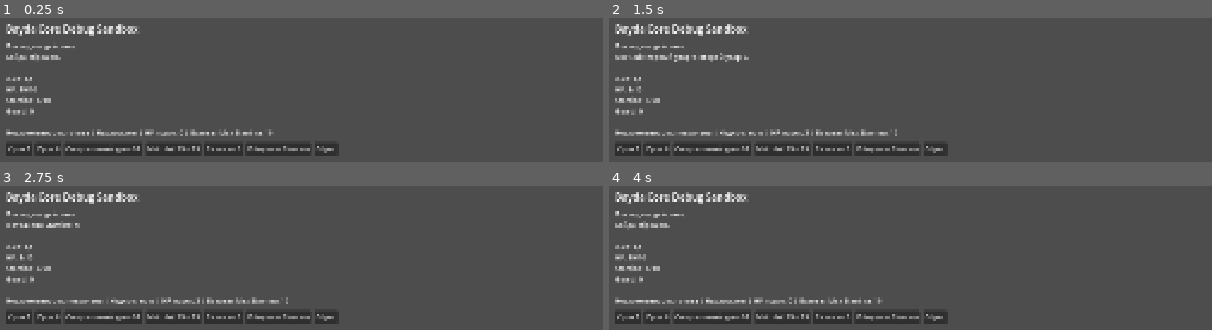
Above: before the commit, frames 1-4 (two rows, left to right).
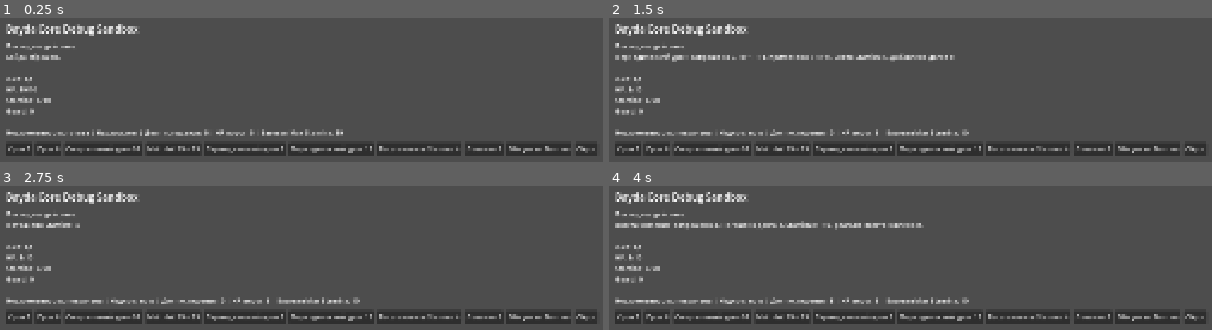
Above: after the commit, the same moments.

Repository: DanilNikolin/kleynod-steppe-frontier
Game: Godot game, scene res://scenes/debug/bayda_core_debug_sandbox.tscn
Same seed, same stepped clock (60 frames per second), same inputs: the game is played once before the commit and once after it. This scene is started directly instead of the project's main scene.
Inputs (mouse positions are in pixels of both pictures, inside the frame that each line leads up to):
- Up to frame 1 (0.25 s): no input
- Up to frame 2 (1.5 s): click "Multi-hit 99 + 99" at 0.5 s; click (856, 149) at 1.25 s, where only the run after the commit has a clickable "Периодический урон 5"
- Up to frame 3 (2.75 s): click "Обнулить Stamina" at 2 s
- Up to frame 4 (4 s): click (940, 317) at 2.75 s, where only the run after the commit has a clickable "Периодический урон 12"; click (1031, 317) at 3.5 s, where only the run after the commit has a clickable "Восстановить Stamina 4"

The runs differ from the first frame. In frame 1, 4.3% of the frame differs, in the area x 24-100%, y 77-96%; in frame 2, 5.9%; in frame 3, 4.3%; in frame 4, 6.1%, in the area x 1-100%, y 24-96%.

Commit message:
feat: add Bayda periodic damage exhaustion debt

Diff:
--- a/core/battle/actions/battle_effect_result.gd
+++ b/core/battle/actions/battle_effect_result.gd
@@ -35,7 +35,25 @@
 var raw_amount: int = 0
 var mitigated_amount: int = 0
 var resolved_amount: int = 0
+
+## Для damage это количество урона,
+## реально применённого к Health.
 var applied_amount: int = 0
+
+## Часть урона, перенаправленная Core
+## из Health в другую боевую экономику.
+var redirected_damage_amount: int = 0
+
+var damage_was_redirected_from_health: bool = false
+
+var previous_stamina: int = 0
+var current_stamina: int = 0
+var stamina_drained_amount: int = 0
+
+var previous_stamina_restoration_debt: int = 0
+var current_stamina_restoration_debt: int = 0
+
+var stamina_restoration_debt_added_amount: int = 0
 
 var overkill_amount: int:
 	get:
@@ -47,6 +65,7 @@
 			resolved_amount
 			- guard_absorbed_amount
 			- applied_amount
+			- redirected_damage_amount
 		)
 
 var overheal_amount: int:
--- a/core/battle/combatants/combatant_state.gd
+++ b/core/battle/combatants/combatant_state.gd
@@ -197,19 +197,65 @@
 
 	return true
 
-
-func restore_stamina(amount: int) -> int:
+## Снимает столько Stamina, сколько реально доступно.
+## В отличие от spend_stamina(), не требует полной суммы.
+func drain_stamina(amount: int) -> int:
 	if amount <= 0:
 		return 0
 
 	var previous_value := current_stamina
 
+	var drained_amount := mini(
+		amount,
+		current_stamina
+	)
+
+	current_stamina -= drained_amount
+
+	if drained_amount > 0:
+		stamina_changed.emit(
+			previous_value,
+			current_stamina
+		)
+
+	return drained_amount
+
+func restore_stamina(
+	amount: int,
+	reason: StringName = &"generic"
+) -> int:
+	if amount <= 0:
+		return 0
+
+	var resolved_amount := amount
+
+	if hero_core_runtime_state != null:
+		resolved_amount = (
+			hero_core_runtime_state
+				.modify_stamina_restoration(
+					amount,
+					reason
+				)
+		)
+
+	resolved_amount = maxi(
+		0,
+		resolved_amount
+	)
+
+	if resolved_amount <= 0:
+		return 0
+
+	var previous_value := current_stamina
+
 	current_stamina = mini(
 		max_stamina,
-		current_stamina + amount
-	)
-
-	var restored_amount := current_stamina - previous_value
+		current_stamina + resolved_amount
+	)
+
+	var restored_amount := (
+		current_stamina - previous_value
+	)
 
 	if restored_amount > 0:
 		stamina_changed.emit(
@@ -222,7 +268,8 @@
 
 func restore_round_stamina() -> int:
 	return restore_stamina(
-		stamina_regeneration
+		stamina_regeneration,
+		&"round_regeneration"
 	)
 
 
@@ -284,6 +331,16 @@
 
 	return hero_core_runtime_state.get_debug_summary()
 
+
+func get_stamina_restoration_debt() -> int:
+	if hero_core_runtime_state == null:
+		return 0
+
+	return maxi(
+		0,
+		hero_core_runtime_state
+			.get_stamina_restoration_debt()
+	)
 
 func grant_guard(amount: int) -> int:
 	if amount <= 0 or not is_alive:
--- a/core/battle/effects/effect_resolver.gd
+++ b/core/battle/effects/effect_resolver.gd
@@ -554,6 +554,14 @@
 		target.current_health
 	)
 
+	result.previous_stamina = (
+		target.current_stamina
+	)
+
+	result.previous_stamina_restoration_debt = (
+		target.get_stamina_restoration_debt()
+	)
+
 	result.applied_amount = (
 		target.apply_resolved_damage(
 			result.resolved_amount,
@@ -561,6 +569,41 @@
 			damage_kind
 		)
 	)
+
+	result.current_stamina = (
+		target.current_stamina
+	)
+
+	result.current_stamina_restoration_debt = (
+		target.get_stamina_restoration_debt()
+	)
+
+	result.stamina_drained_amount = maxi(
+		0,
+		result.previous_stamina
+		- result.current_stamina
+	)
+
+	result.stamina_restoration_debt_added_amount = maxi(
+		0,
+		result.current_stamina_restoration_debt
+		- result.previous_stamina_restoration_debt
+	)
+
+	if (
+		damage_kind == BattleDamageKind.PERIODIC
+		and result.applied_amount == 0
+	):
+		result.redirected_damage_amount = mini(
+			result.resolved_amount,
+			result.stamina_drained_amount
+			+ result
+				.stamina_restoration_debt_added_amount
+		)
+
+		result.damage_was_redirected_from_health = (
+			result.redirected_damage_amount > 0
+		)
 
 	result.current_guard = (
 		target.current_guard
--- a/core/heroes/core/bayda/bayda_core_runtime_state.gd
+++ b/core/heroes/core/bayda/bayda_core_runtime_state.gd
@@ -6,6 +6,11 @@
 
 var unbroken_available: bool = true
 var is_fractured: bool = false
+
+## Неоплаченная часть периодического урона.
+## Следующее восстановление Stamina сначала
+## погашает этот долг.
+var exhaustion_debt: int = 0
 
 var _incoming_action_depth: int = 0
 var _survived_current_action: bool = false
@@ -68,9 +73,32 @@
 			amount
 		)
 
-	## Периодический урон пока проходит обычным путём.
-	## В следующем срезе на 1 HP он будет высушивать
-	## Stamina и создавать долг истощения.
+	## Пока Байда выше 1 HP, периодический урон
+	## работает как обычный урон по здоровью.
+	if damage_kind == BattleDamageKind.PERIODIC:
+		if combatant.current_health > 1:
+			return amount
+
+		## На 1 HP периодический урон больше
+		## не затрагивает здоровье.
+		var drained_stamina := (
+			combatant.drain_stamina(
+				amount
+			)
+		)
+
+		var unpaid_amount := maxi(
+			0,
+			amount - drained_stamina
+		)
+
+		if unpaid_amount > 0:
+			exhaustion_debt += unpaid_amount
+
+		state_changed.emit()
+
+		return 0
+
 	if damage_kind != BattleDamageKind.DIRECT:
 		return amount
 
@@ -119,6 +147,39 @@
 	return maxi(
 		0,
 		combatant.current_health - 1
+	)
+
+
+func modify_stamina_restoration(
+	amount: int,
+	_reason: StringName
+) -> int:
+	if amount <= 0:
+		return 0
+
+	if exhaustion_debt <= 0:
+		return amount
+
+	var paid_debt := mini(
+		amount,
+		exhaustion_debt
+	)
+
+	exhaustion_debt -= paid_debt
+
+	if paid_debt > 0:
+		state_changed.emit()
+
+	return maxi(
+		0,
+		amount - paid_debt
+	)
+
+
+func get_stamina_restoration_debt() -> int:
+	return maxi(
+		0,
+		exhaustion_debt
 	)
 
 
@@ -166,8 +227,9 @@
 		restored_stamina = (
 			combatant.restore_stamina(
 				crossed_threshold_count
-				* bayda_definition
-					.stamina_per_crossed_threshold
+					* bayda_definition
+						.stamina_per_crossed_threshold,
+				&"bayda_health_threshold"
 			)
 		)
 
@@ -205,6 +267,8 @@
 		% unbroken_text
 		+"Надлом: %s | "
 		% fracture_text
+		+"Долг истощения: %d | "
+		% exhaustion_debt
 		+"HP-порог: %d | "
 		% bayda_definition.get_health_tier(
 			combatant.current_health
@@ -230,6 +294,10 @@
 
 	result.is_fractured = (
 		is_fractured
+	)
+
+	result.exhaustion_debt = (
+		exhaustion_debt
 	)
 
 	result._incoming_action_depth = (
--- a/core/heroes/core/hero_core_runtime_state.gd
+++ b/core/heroes/core/hero_core_runtime_state.gd
@@ -35,6 +35,24 @@
 	)
 
 
+## Позволяет Core изменить любое восстановление Stamina.
+## Например, сначала погасить долг истощения.
+func modify_stamina_restoration(
+	amount: int,
+	_reason: StringName
+) -> int:
+	return maxi(
+		0,
+		amount
+	)
+
+
+## Общий диагностический интерфейс.
+## У большинства героев всегда возвращает 0.
+func get_stamina_restoration_debt() -> int:
+	return 0
+
+
 func on_health_changed(
 	_previous_health: int,
 	_current_health: int,
--- a/scenes/debug/bayda_core_debug_sandbox.gd
+++ b/scenes/debug/bayda_core_debug_sandbox.gd
@@ -216,6 +216,33 @@
 
 	_add_button(
 		button_row,
+		"Периодический урон 5",
+		Callable(
+			self,
+			"_apply_periodic_damage"
+		).bind(5)
+	)
+
+	_add_button(
+		button_row,
+		"Периодический урон 12",
+		Callable(
+			self,
+			"_apply_periodic_damage"
+		).bind(12)
+	)
+
+	_add_button(
+		button_row,
+		"Восстановить Stamina 4",
+		Callable(
+			self,
+			"_restore_debug_stamina"
+		).bind(4)
+	)
+
+	_add_button(
+		button_row,
 		"Лечение 3",
 		Callable(
 			self,
@@ -323,6 +350,114 @@
 		% [
 			first_applied,
 			second_applied,
+		]
+	)
+
+	_rebuild_interface()
+
+
+func _apply_periodic_damage(
+	amount: int
+) -> void:
+	if bayda == null or not bayda.is_alive:
+		_last_event = (
+			"Байда уже погиб."
+		)
+
+		_rebuild_interface()
+		return
+
+	var previous_health := (
+		bayda.current_health
+	)
+
+	var previous_stamina := (
+		bayda.current_stamina
+	)
+
+	var previous_debt := (
+		bayda.get_stamina_restoration_debt()
+	)
+
+	var applied_health_damage := (
+		bayda.apply_resolved_damage(
+			amount,
+			true,
+			BattleDamageKind.PERIODIC
+		)
+	)
+
+	var drained_stamina := maxi(
+		0,
+		previous_stamina
+		- bayda.current_stamina
+	)
+
+	var added_debt := maxi(
+		0,
+		bayda.get_stamina_restoration_debt()
+		- previous_debt
+	)
+
+	_last_event = (
+		"Периодический урон: запрошено %d. "
+		% amount
+		+"HP %d → %d, применено к HP %d. "
+		% [
+			previous_health,
+			bayda.current_health,
+			applied_health_damage,
+		]
+		+"Снято Stamina %d, добавлено долга %d."
+		% [
+			drained_stamina,
+			added_debt,
+		]
+	)
+
+	_rebuild_interface()
+
+
+func _restore_debug_stamina(
+	amount: int
+) -> void:
+	if bayda == null or not bayda.is_alive:
+		_last_event = (
+			"Байда недоступен."
+		)
+
+		_rebuild_interface()
+		return
+
+	var previous_stamina := (
+		bayda.current_stamina
+	)
+
+	var previous_debt := (
+		bayda.get_stamina_restoration_debt()
+	)
+
+	var restored_amount := bayda.restore_stamina(
+		amount,
+		&"debug_restore"
+	)
+
+	var paid_debt := maxi(
+		0,
+		previous_debt
+		- bayda.get_stamina_restoration_debt()
+	)
+
+	_last_event = (
+		"Восстановление: запрошено %d. "
+		% amount
+		+"Погашено долга %d. "
+		% paid_debt
+		+"Stamina %d → %d, реально восстановлено %d."
+		% [
+			previous_stamina,
+			bayda.current_stamina,
+			restored_amount,
 		]
 	)
 
Not shown, changed: godot_focused_context.py
